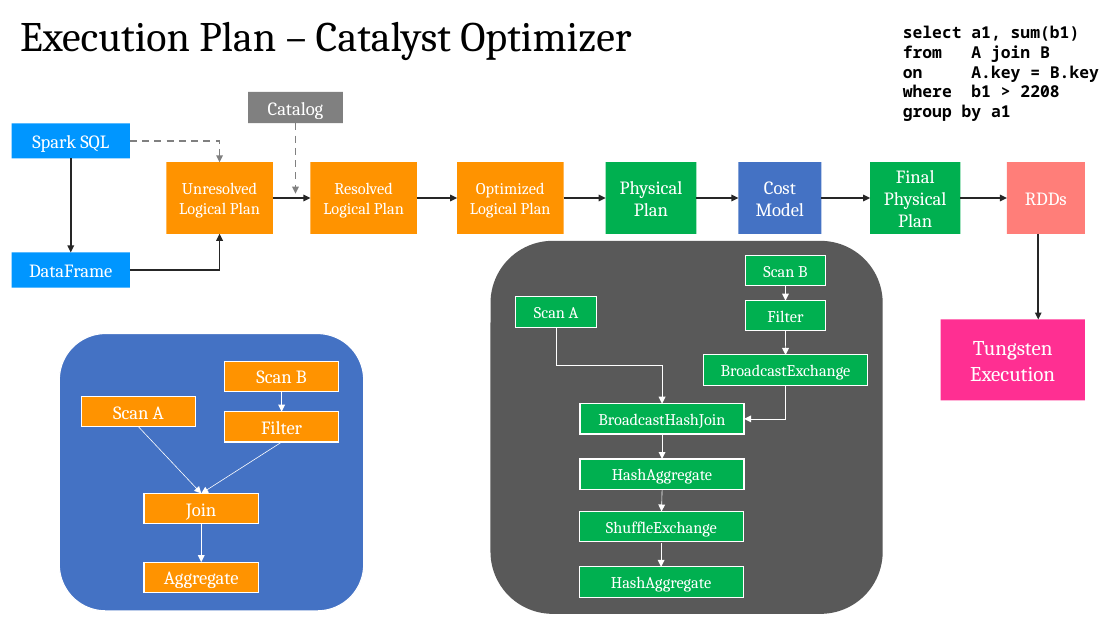
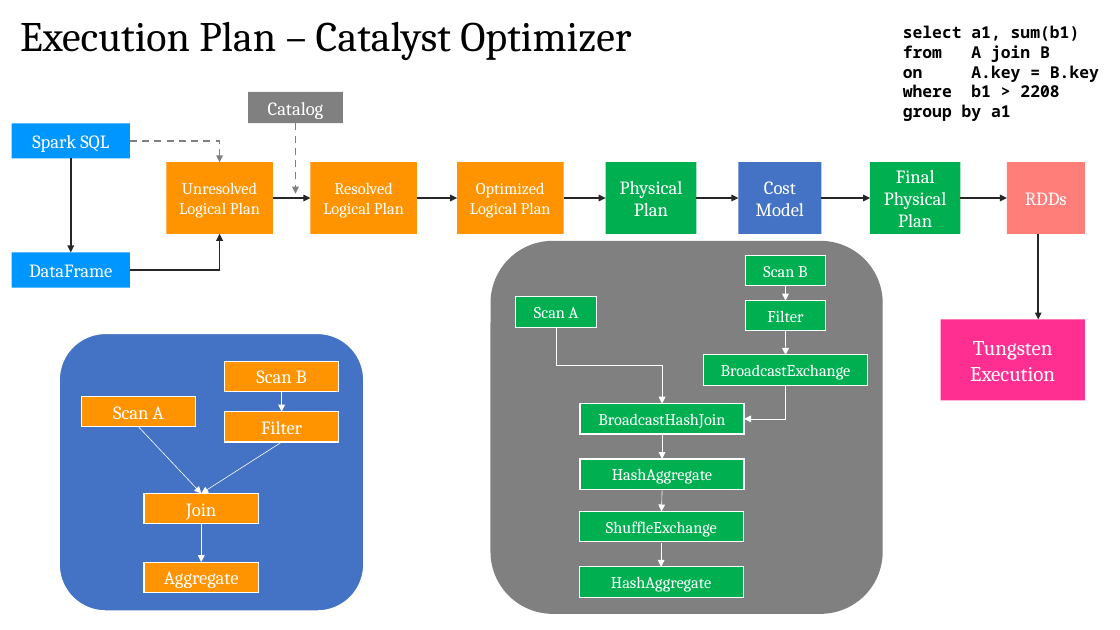
Before and after one commit to deep-cloud2208/PySparkCodes, a slide deck: slide 10 of Partitioning & SparkContext.pptx (slide 9 before the commit). Drawn at 1120x630 pixels with LibreOffice and Linux fonts; fonts in the diff are those of the drawing. Boxes give left, top, right and bottom in pixels: in the first picture for what was removed or moved away, otherwise in the second. Text is boxed around its words. In the diff, an @@ line names an element or a change of style, - is before the commit and + after.

```diff
--- a/Partitioning & SparkContext.pptx
+++ b/Partitioning & SparkContext.pptx
@@ rounded rectangle at bbox=[491, 241, 883, 614]: fill #595959 to #808080 @@
```
Also in this commit, not shown: 3 slides added, 2 slides removed, 2 other files.
